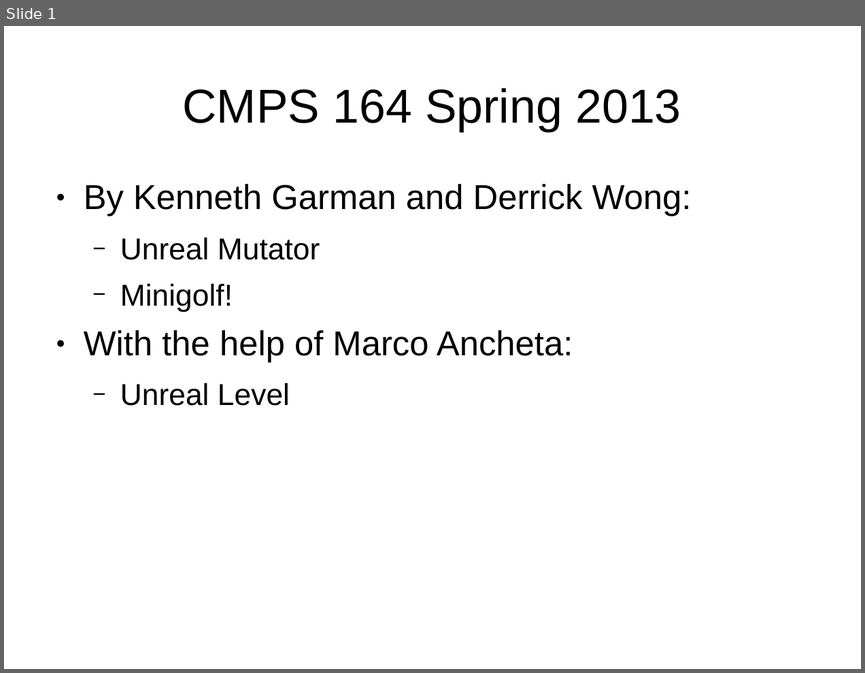
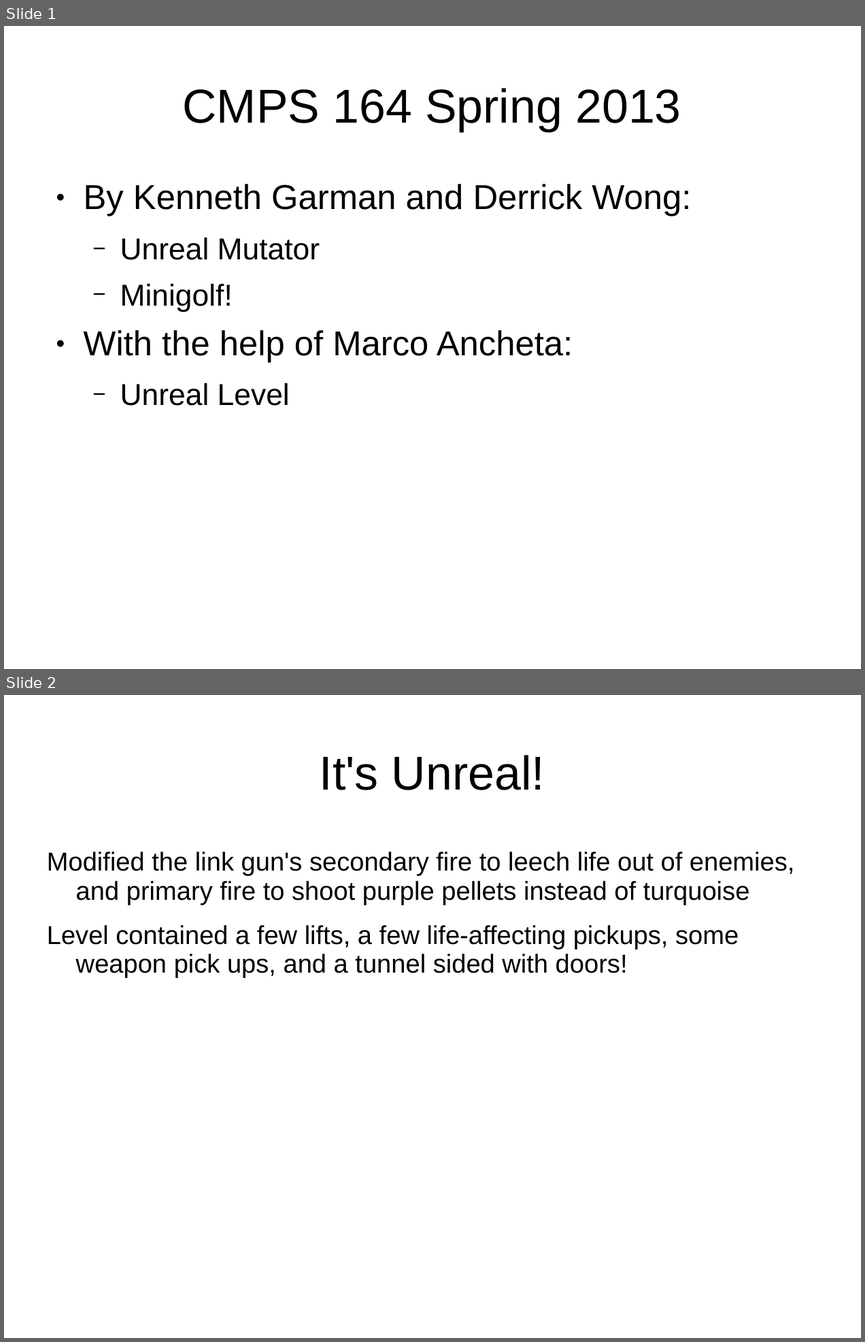
Before and after one commit to kehnneh/MiniGolf, a slide deck: ppt/Minigolf.ppt. Shown one above the other, each under a label of ours: slide 1 before the commit, slides 1 and 2 after it. The pictures are 865x673 and 865x1342 pixels, drawn with LibreOffice and Linux fonts; fonts in the diff are those of the drawing. Boxes give left, top, right and bottom in pixels: in the first picture for what was removed or moved away, otherwise in the second. Text is boxed around its words. In the diff, an @@ line names an element or a change of style, - is before the commit and + after.

Commit message:
changed ppt

```diff
--- a/ppt/Minigolf.ppt
+++ b/ppt/Minigolf.ppt
@@ slide 2 added at (x1=4, y1=695, x2=861, y2=1338), background #FFFFFF @@
@@ title added at (x1=320, y1=755, x2=545, y2=790), 44 pt, text #000000 @@
+It's Unreal!
@@ text added at (x1=47, y1=851, x2=795, y2=978), 24 pt, text #000000 @@
+Modified the link gun's secondary fire to leech life out of enemies, and primary fire to shoot purple pellets instead of turquoise
+Level contained a few lifts, a few life-affecting pickups, some weapon pick ups, and a tunnel sided with doors!
```
Also in this commit, not shown: 1 other slide added, 3 slides removed.
